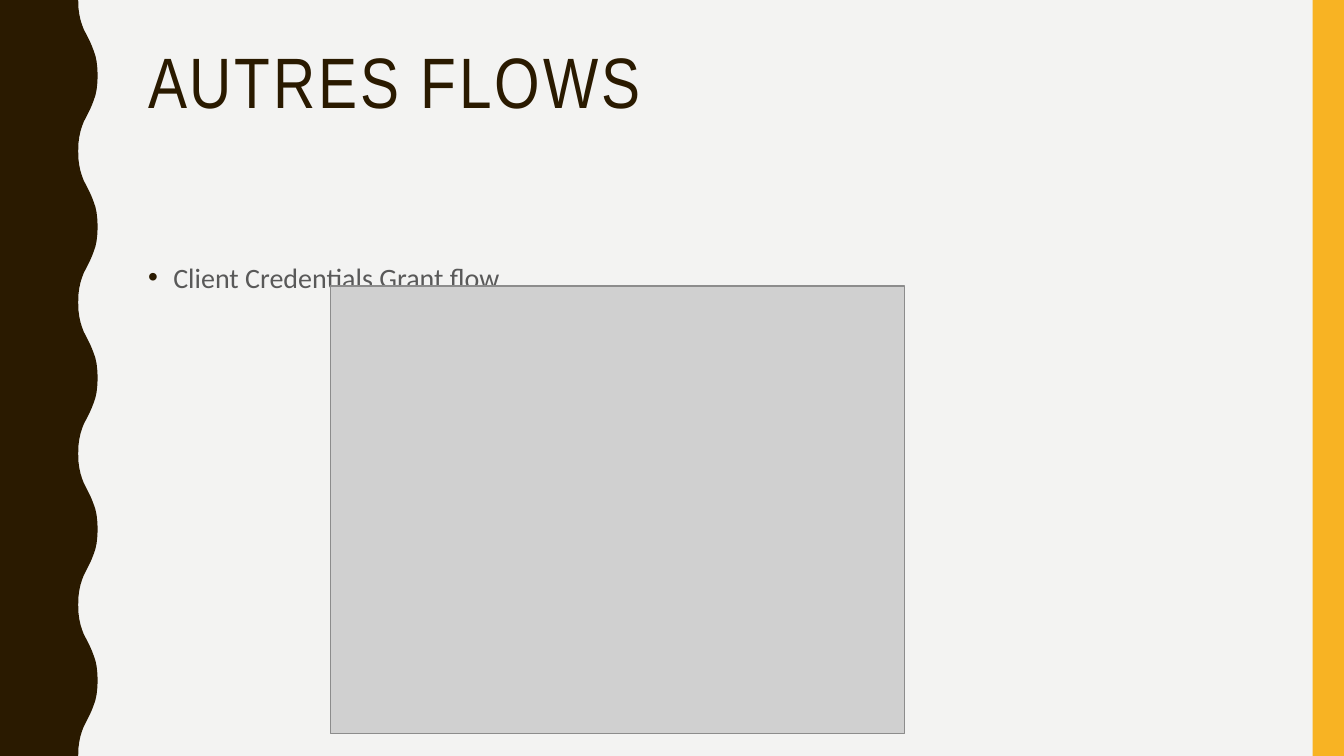
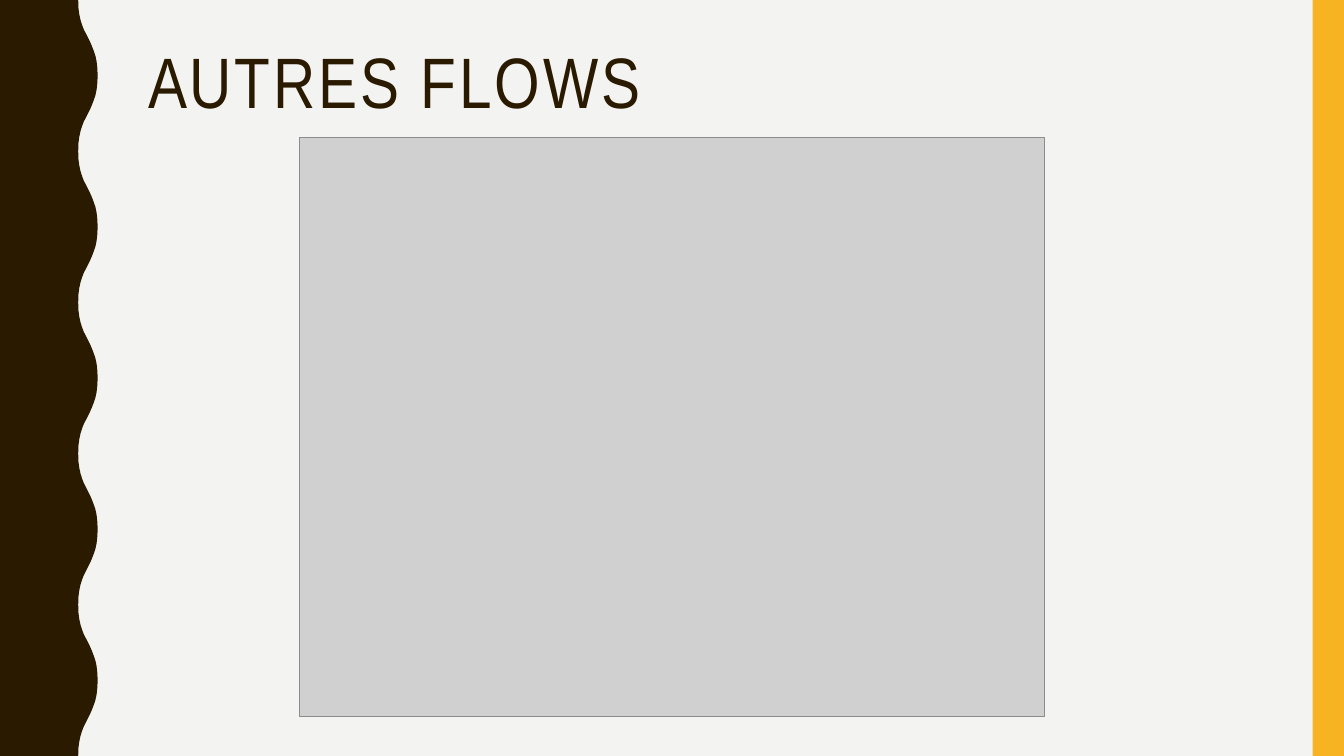
Before and after one commit to jeromefirlej/oidc-samples, a slide deck: slide 17 of Prez OIDC.pptx (slide 15 before the commit). Drawn at 1344x756 pixels with LibreOffice and Linux fonts; fonts in the diff are those of the drawing; grey boxes stand for pictures. Boxes give left, top, right and bottom in pixels: in the first picture for what was removed or moved away, otherwise in the second. Text is boxed around its words. In the diff, an @@ line names an element or a change of style, - is before the commit and + after.

```diff
--- a/Prez OIDC.pptx
+++ b/Prez OIDC.pptx
@@ picture: place and size @@
-picture at (331, 286, 905, 734)
+picture at (299, 137, 1045, 717)
@@ text removed at (173, 268, 500, 295) @@
-• Client Credentials Grant flow
```
Also in this commit, not shown: 5 other slides changed, 1 slide added.
